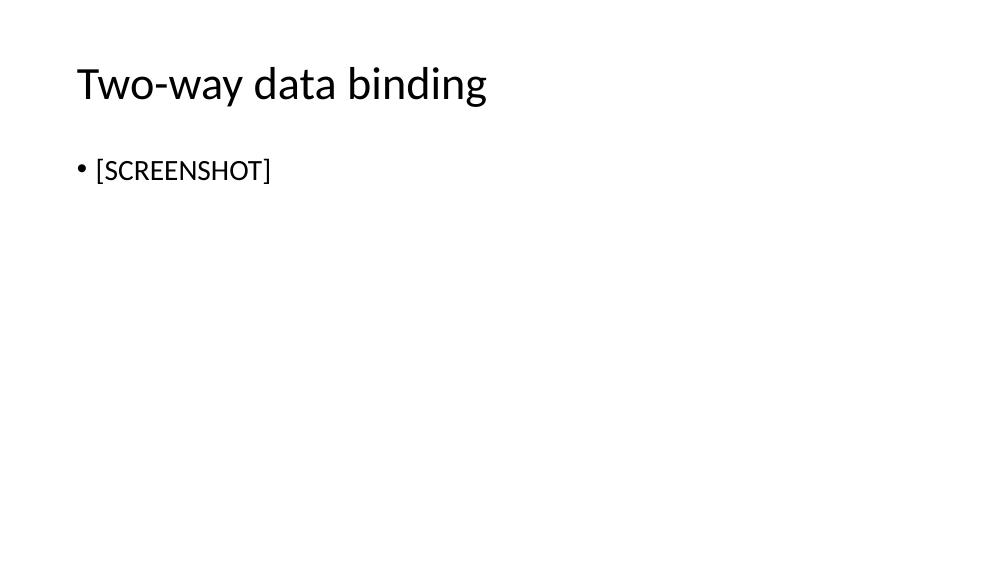
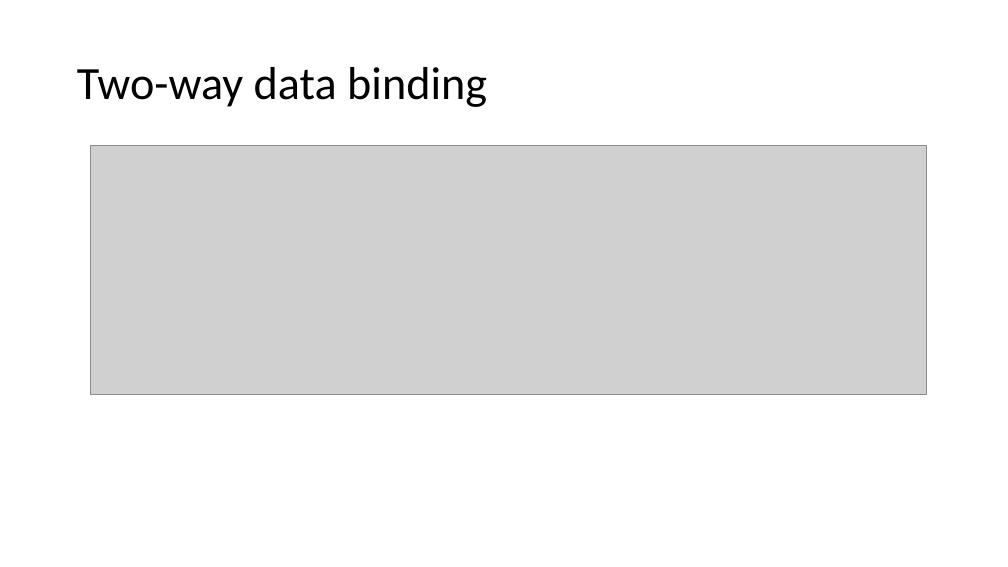
Before and after one commit to Cookie-And-Milk/BlazorDemo, a slide deck: slide 6 of BlazorDemo/BlazorDemo/presentation/ASP.pptx. Drawn at 1008x567 pixels with LibreOffice and Linux fonts; fonts in the diff are those of the drawing; grey boxes stand for pictures. Boxes give left, top, right and bottom in pixels: in the first picture for what was removed or moved away, otherwise in the second. Text is boxed around its words. In the diff, an @@ line names an element or a change of style, - is before the commit and + after.

```diff
--- a/BlazorDemo/BlazorDemo/presentation/ASP.pptx
+++ b/BlazorDemo/BlazorDemo/presentation/ASP.pptx
@@ picture added at <box>90,146,926,394</box> @@
@@ text removed at <box>96,158,272,184</box> @@
-• [SCREENSHOT]
```
Also in this commit, not shown: 8 other slides changed, 2 other files.
